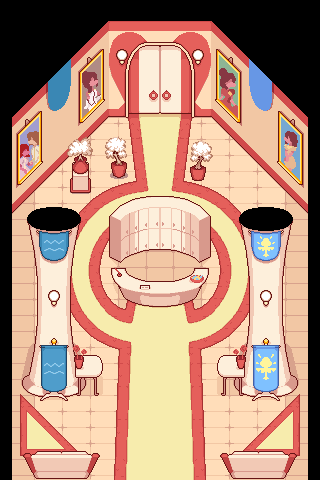
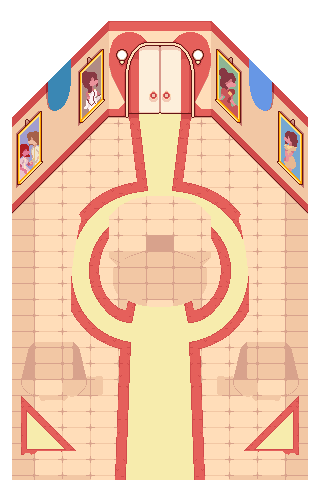
Layered file, before and after one edit (320px x 480px). Changes by layer:
hid "объекты с глубиной" over box(22, 137, 298, 479)
painted on "основная комната" over box(20, 90, 300, 480)
painted on "пол" over box(127, 117, 193, 119)
